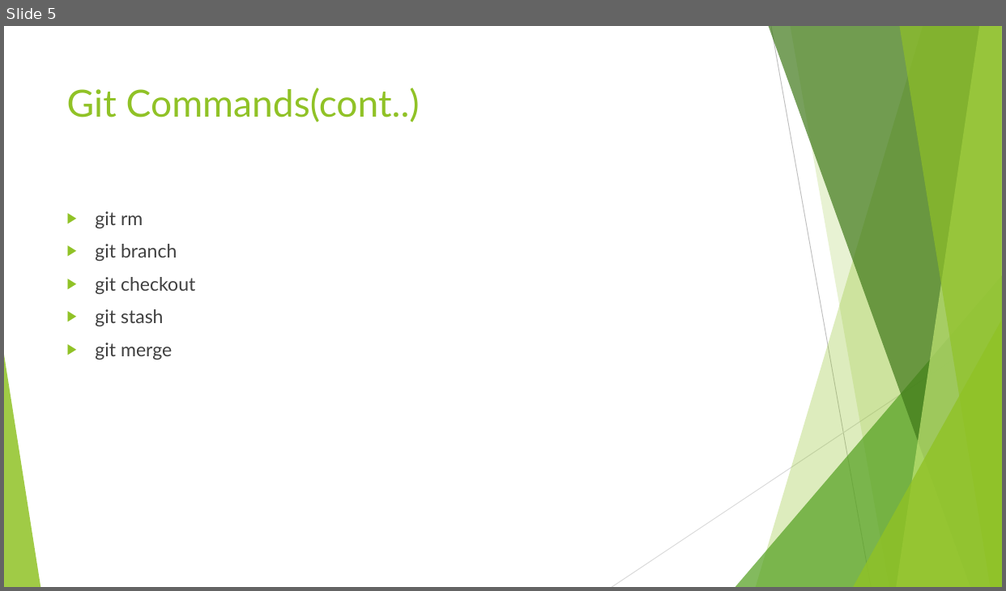
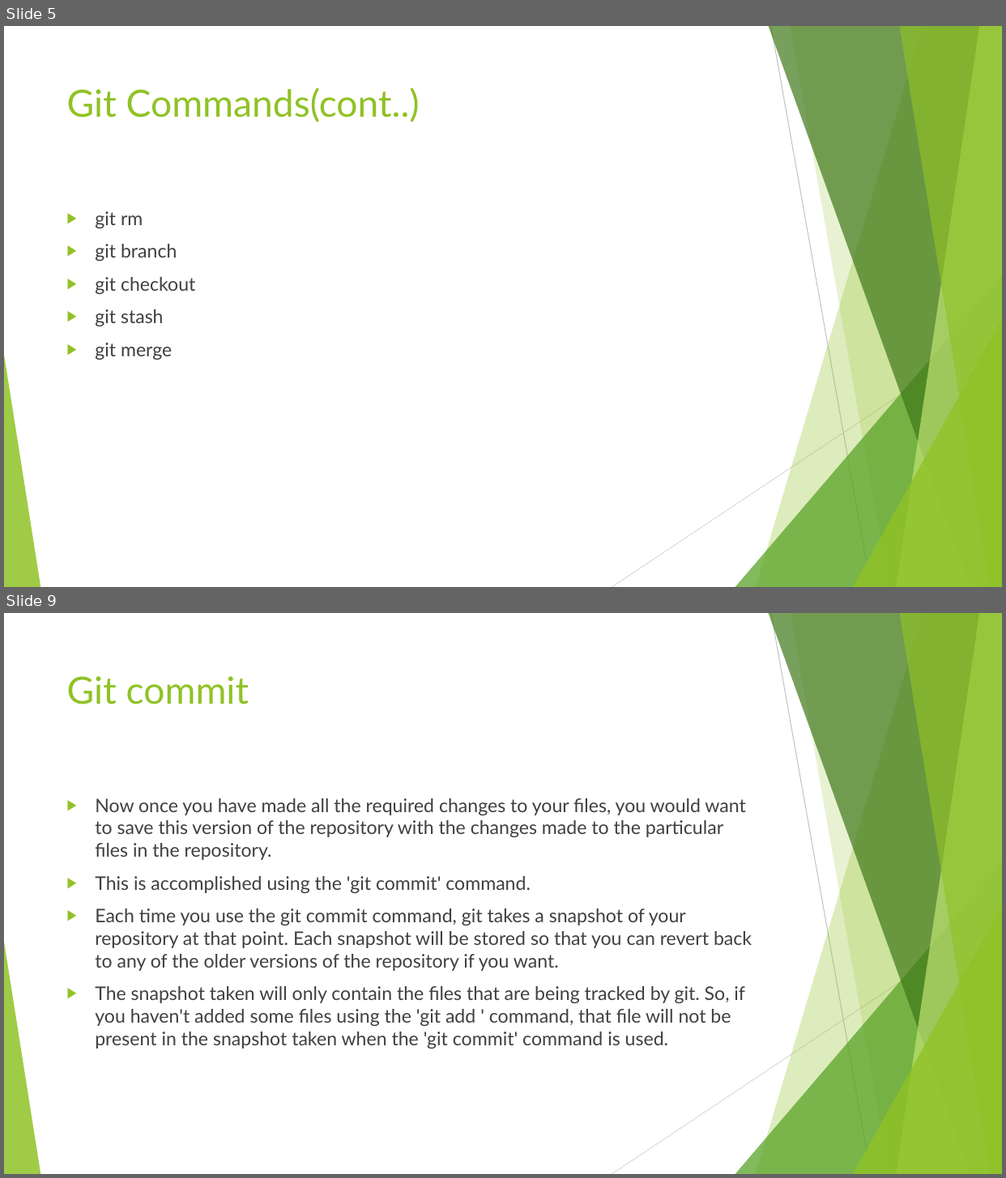
Before and after one commit to Gautam0401/My-Repo, a slide deck: GIT.pptx. Shown one above the other, each under a label of ours: slide 5 before the commit, slides 5 and 9 after it; the slides between them are not shown. The pictures are 1006x591 and 1006x1178 pixels, drawn with LibreOffice and Linux fonts; fonts in the diff are those of the drawing. Boxes give left, top, right and bottom in pixels: in the first picture for what was removed or moved away, otherwise in the second. Text is boxed around its words. In the diff, an @@ line names an element or a change of style, - is before the commit and + after.

```diff
--- a/GIT.pptx
+++ b/GIT.pptx
@@ slide 9 added at box(4, 613, 1002, 1174), background #FFFFFF; not listed: 10 template elements that a slide beside it also shows @@
@@ title added at box(67, 676, 249, 705), 36 pt, text #90C226 @@
+Git commit
@@ text added at box(95, 798, 752, 1049), 18 pt, text #404040 @@
+▶ Now once you have made all the required changes to your files, you would want to save this version of the repository with the changes made to the particular files in the repository.
+▶ This is accomplished using the 'git commit' command.
+▶ Each time you use the git commit command, git takes a snapshot of your repository at that point. Each snapshot will be stored so that you can revert back to any of the older versions of the repository if you want.
+▶ The snapshot taken will only contain the files that are being tracked by git. So, if you haven't added some files using the 'git add ' command, that file will not be present in the snapshot taken when the 'git commit' command is used.
```
Also in this commit, not shown: 1 slide changed, 4 other slides added, 2 slides removed.
